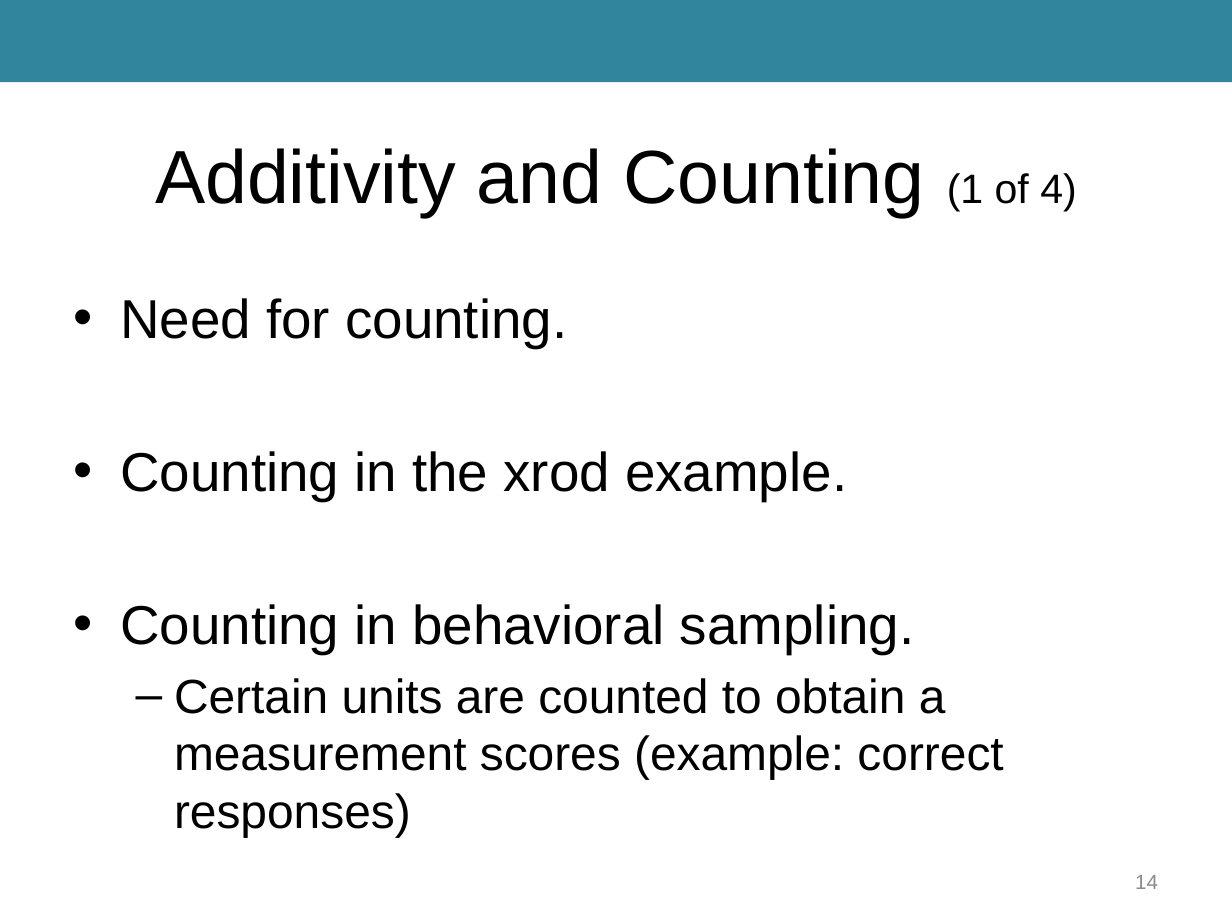
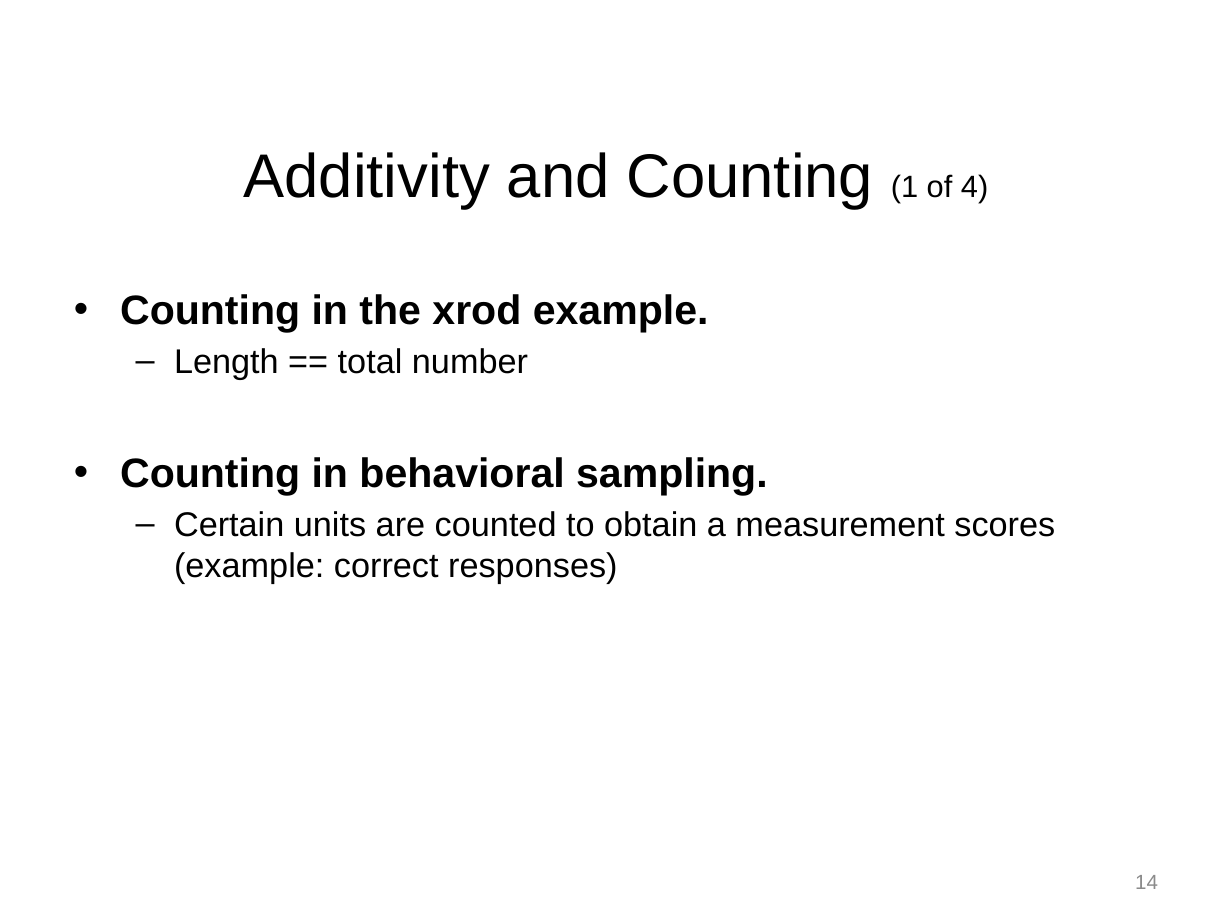
Before and after one commit to npm27/Teaching-Materials, a slide deck: slide 14 of Tests and Eval/Slides/2 Chapter 2.pptx. Drawn at 1232x924 pixels with LibreOffice and Linux fonts; fonts in the diff are those of the drawing. Boxes give left, top, right and bottom in pixels: in the first picture for what was removed or moved away, otherwise in the second. Text is boxed around its words. In the diff, an @@ line names an element or a change of style, - is before the commit and + after.

```diff
--- a/Tests and Eval/Slides/2 Chapter 2.pptx
+++ b/Tests and Eval/Slides/2 Chapter 2.pptx
@@ rectangle removed at <box>0,0,1232,83</box> @@
@@ title "Additivity and Counting (1 of ..." at <box>244,152,988,209</box>: size 44 to 36 pt in "Additivity and Counting"; size 24 to 18 pt in "(1 of 4)" @@
@@ text at <box>120,298,567,348</box>: paragraph removed @@
-• Need for counting.
@@ text at <box>120,294,1055,584</box>: size 32 to 24 pt, bold on in "Counting in the xrod example.", "Counting in behavioral sampling."; size 28 to 20 pt in "Certain units are counted to obtain a ..."; less space between paragraphs @@
@@ text at <box>174,348,528,380</box>: paragraph added @@
+  – Length == total number
```
Also in this commit, not shown: 23 other slides changed, 9 other files.
